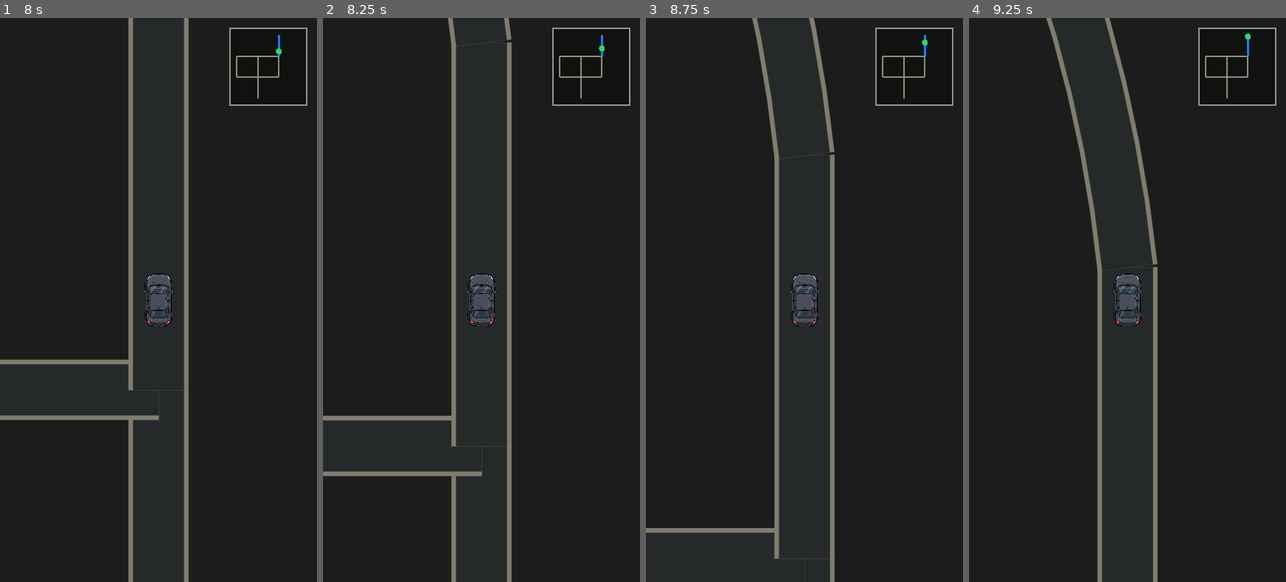
Above: before the commit, frames 1-4 (left to right).
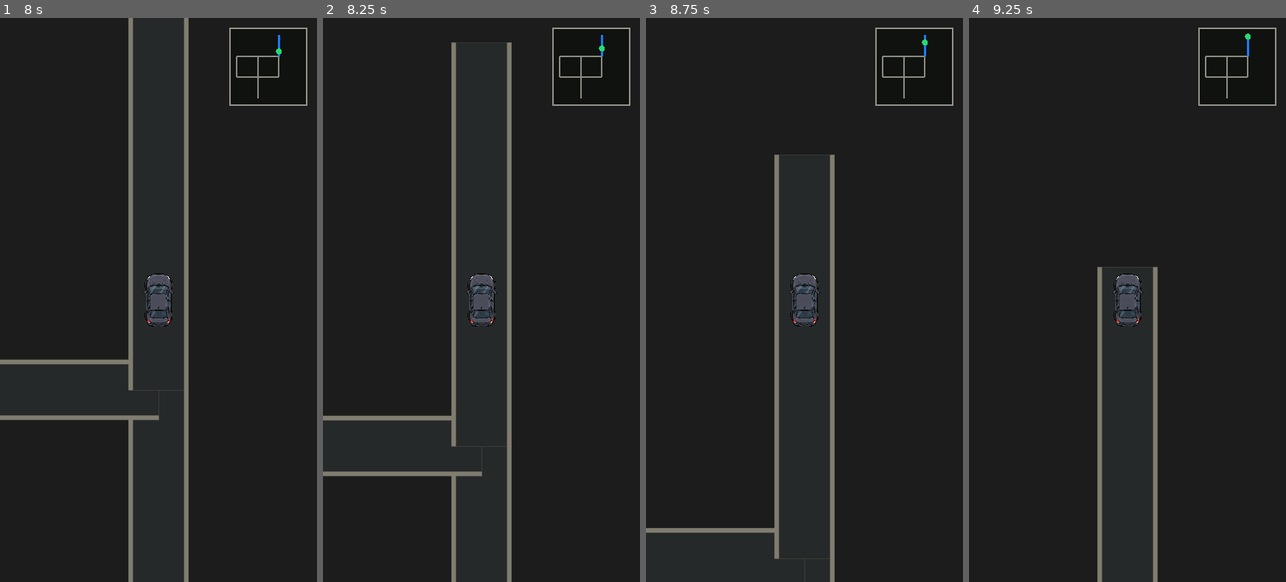
Above: after the commit, the same moments.

Repository: patrickcallahancomedy/comedian
Game: Godot game, scene res://scenes/drive/drive_module.tscn
Two runs of this game, one before a commit and one after it. Both use one fixed random seed, a clock stepped at 60 frames per second and the inputs below.
Inputs (mouse positions are in pixels of both pictures, inside the frame that each line leads up to):
- Up to frame 1 (8 s): click "START" at 0.5 s; click "<" at 1.25 s; tap Enter (ui_accept) at 2, 2.27, 5, 5.75, 6.02 s; move the mouse to (228, 271) at 2.02 s; hold Right 2.03-2.75 s; tap Space at 2.1, 4.35, 5.85, 7.35 s; click (228, 271) at 2.17 s; click ">" at 2.75 s; drag from (95, 328) to (142, 412) at 3.52 s; move the mouse to (190, 175) at 4.27 s; hold Right 4.28-5 s; drag from (142, 412) to (63, 215) at 5.02 s; move the mouse to (253, 384) at 5.77 s; hold Left 5.78-6.5 s; drag from (63, 215) to (110, 159) at 6.52 s; move the mouse to (174, 300) at 7.27 s; hold Left from 7.28 s (still down); click (174, 300) at 7.42 s
- Up to frame 2 (8.25 s): release Left at 8 s; drag from (433, 159) to (418, 328) at 8.02 s
- Up to frame 3 (8.75 s): no input
- Up to frame 4 (9.25 s): move the mouse to (1197, 271) at 8.77 s; hold W from 8.78 s (still down); tap Space at 8.85 s; tap Enter (ui_accept) at 9.02 s

Frame 1 is identical in both runs. In frame 2, 0.1% of the frame differs, in the area x 39-60%, y 0-5%; in frame 3, 0.8%; in frame 4, 1.5%, in the area x 24-60%, y 0-45%.

Commit message:
DRIVE v0.14 isolate neighborhood rendering

Diff:
--- a/godot/scripts/drive/connected_drive.gd
+++ b/godot/scripts/drive/connected_drive.gd
@@ -577,6 +577,13 @@
 		NETWORK.neighborhood_edges(),
 		NETWORK.STREET_WIDTH
 	)
+
+	# Render-isolation check: while physically in the neighborhood, stop here.
+	# This keeps connector/highway/city drawing from poisoning the startup frame.
+	if current_road_kind == "neighborhood":
+		_draw_minimap()
+		return
+
 	_draw_connector_out()
 	_draw_highway()
 	_draw_exit_connector()
